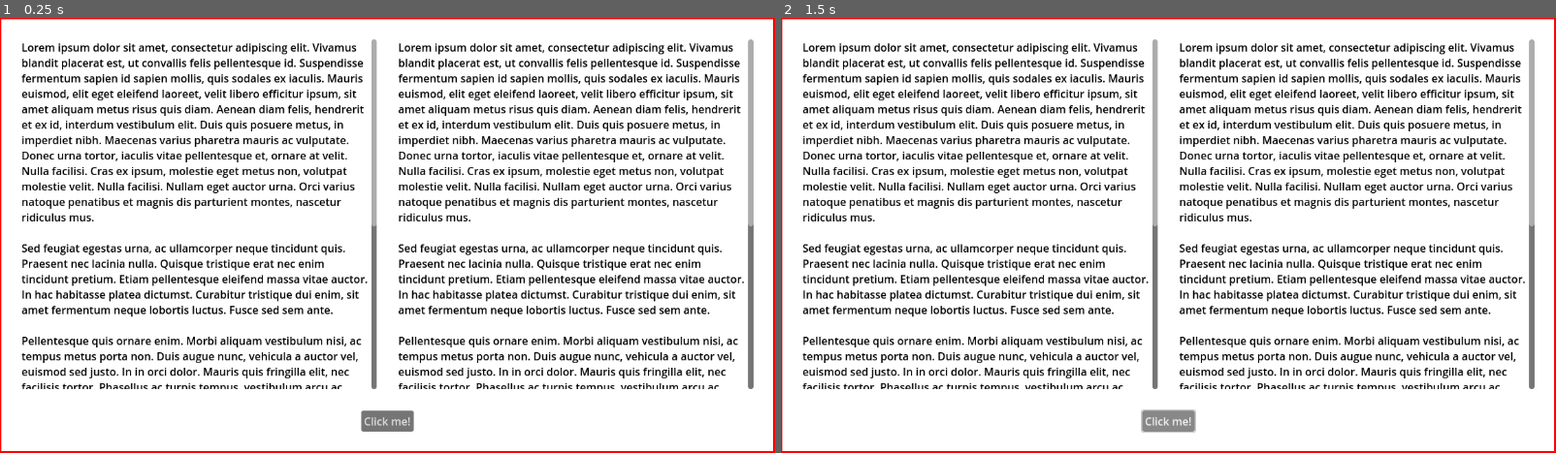
Above: before the commit, frames 1-2 (left to right).
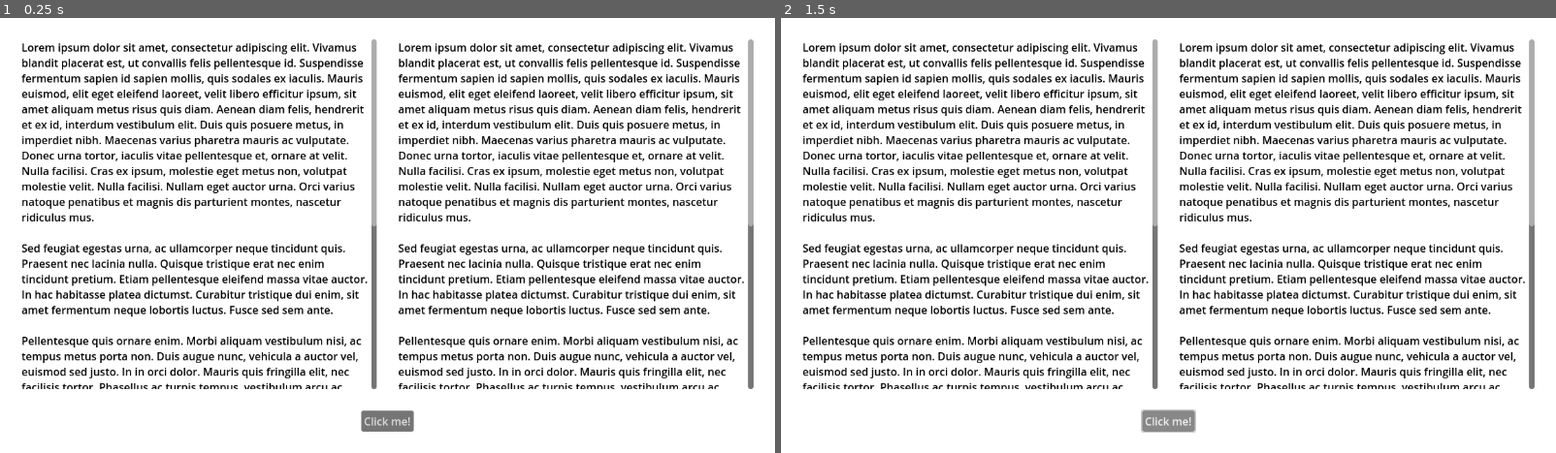
Above: after the commit, the same moments.

Repository: Decapitated/Godot-Tour
Game: Godot game, scene res://main.tscn
Two runs of this game, one before a commit and one after it. Both use one fixed random seed, a clock stepped at 60 frames per second and the inputs below. The project has no main scene, so this scene is started directly.
Inputs:
- Up to frame 1 (0.25 s): no input
- Up to frame 2 (1.5 s): click "Click me!" at 0.5 s; click "Click me!" at 1.25 s

The runs differ from the first frame. In frame 1, 1.4% of the frame differs, in the area x 0-100%, y 0-100%; in frame 2, 1.4%.

Commit message:
Create border in shader.

Diff:
--- a/demo/main.tscn
+++ b/demo/main.tscn
@@ -74,9 +74,12 @@
 text = "Click me!"
 script = ExtResource("1_sxr4r")
 
-[node name="TheaterRect" type="TheaterRect" parent="." node_paths=PackedStringArray("focused_node", "reference_rect")]
+[node name="TheaterRect" type="TheaterRect" parent="." node_paths=PackedStringArray("focused_node")]
 focused_node = NodePath("../PanelContainer/MarginContainer/VBoxContainer/HBoxContainer/RichTextLabel")
-reference_rect = NodePath("ReferenceRect")
+background_color = Color(0, 0, 0, 0.9)
+border_color = Color(1, 0, 0, 1)
+border_width = 3
+corner_radius = 32
 layout_mode = 1
 anchors_preset = 15
 anchor_right = 1.0
@@ -85,15 +88,4 @@
 grow_vertical = 2
 mouse_filter = 2
 
-[node name="ReferenceRect" type="ReferenceRect" parent="TheaterRect"]
-layout_mode = 1
-anchors_preset = 15
-anchor_right = 1.0
-anchor_bottom = 1.0
-grow_horizontal = 2
-grow_vertical = 2
-mouse_filter = 2
-border_width = 5.0
-editor_only = false
-
 [connection signal="pressed" from="PanelContainer/MarginContainer/VBoxContainer/CenterContainer/Button" to="PanelContainer/MarginContainer/VBoxContainer/CenterContainer/Button" method="on_click"]
Not shown, changed: demo/addons/gdtour/cutout.gdshader
Not shown, changed: README.md
Not shown, changed: rust/src/classes/theater_rect.rs
